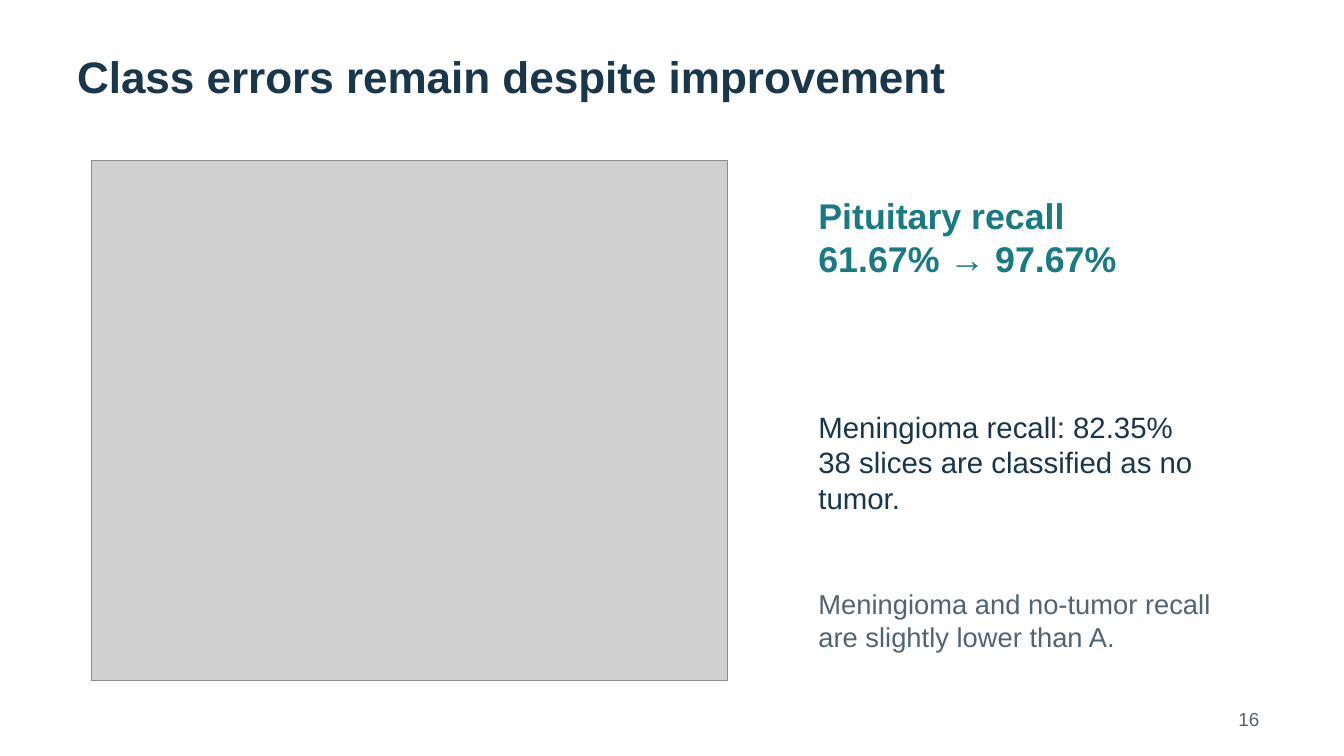
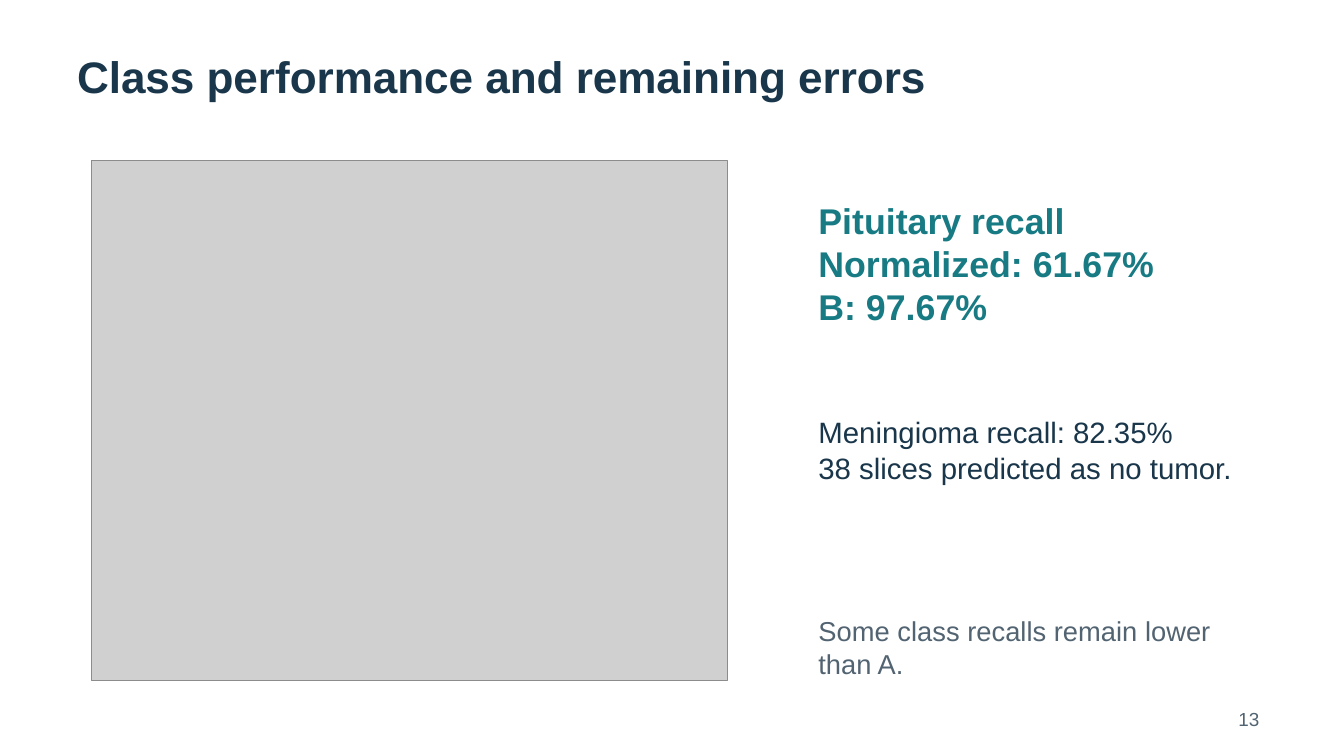
Before and after one commit to visheshrao17/ComputerVision_Prj, a slide deck: slide 13 of deliverables/final_evaluation/Brain_MRI_Final_Presentation.pptx (slide 16 before the commit). Drawn at 1344x756 pixels with LibreOffice and Linux fonts; fonts in the diff are those of the drawing; grey boxes stand for pictures. Boxes give left, top, right and bottom in pixels: in the first picture for what was removed or moved away, otherwise in the second. Text is boxed around its words. In the diff, an @@ line names an element or a change of style, - is before the commit and + after.

```diff
--- a/deliverables/final_evaluation/Brain_MRI_Final_Presentation.pptx
+++ b/deliverables/final_evaluation/Brain_MRI_Final_Presentation.pptx
@@ text at box(77, 61, 925, 101): text changed @@
-Class errors remain despite improvement
+Class performance and remaining errors
@@ text at box(818, 251, 1154, 321): text changed @@
-61.67% → 97.67%
+Normalized: 61.67%
+B: 97.67%
@@ text at box(818, 457, 1232, 485): text changed @@
-38 slices are classified as no tumor.
+38 slices predicted as no tumor.
@@ text at box(818, 621, 1210, 675): text changed @@
-Meningioma and no-tumor recall are slightly lower than A.
+Some class recalls remain lower than A.
@@ text at box(1238, 713, 1259, 726): text changed @@
-16
+13
```
Also in this commit, not shown: 7 other slides changed, 5 slides added, 8 slides removed, 2 other files.
